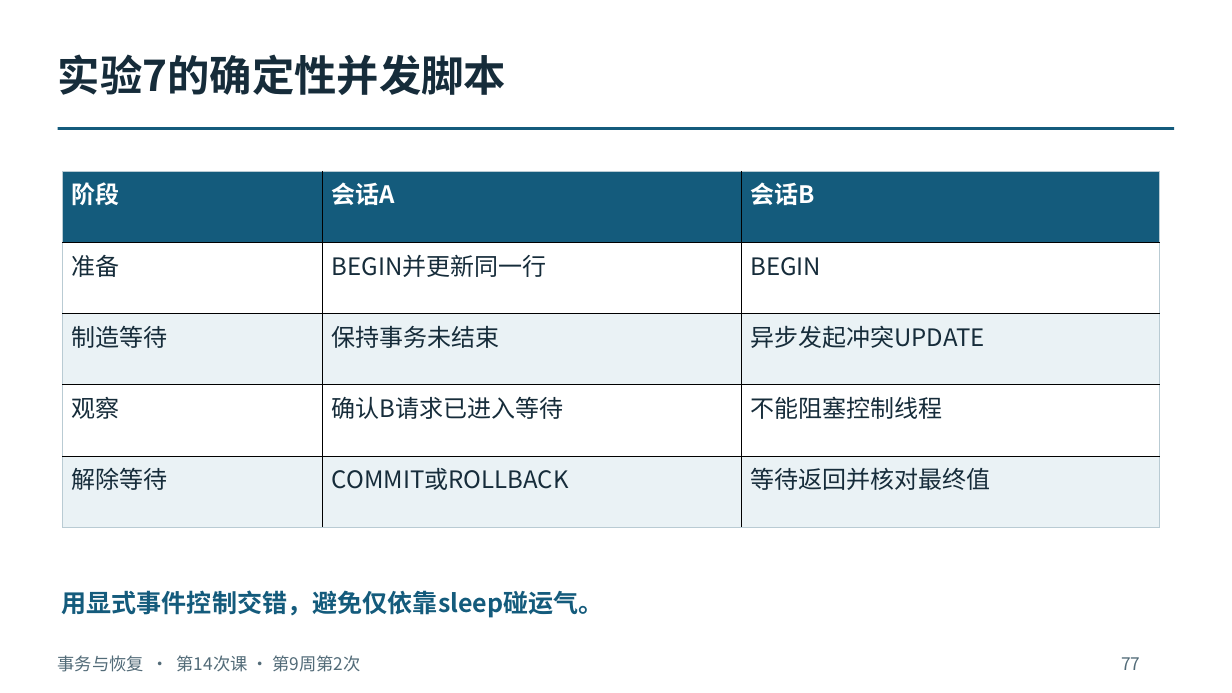
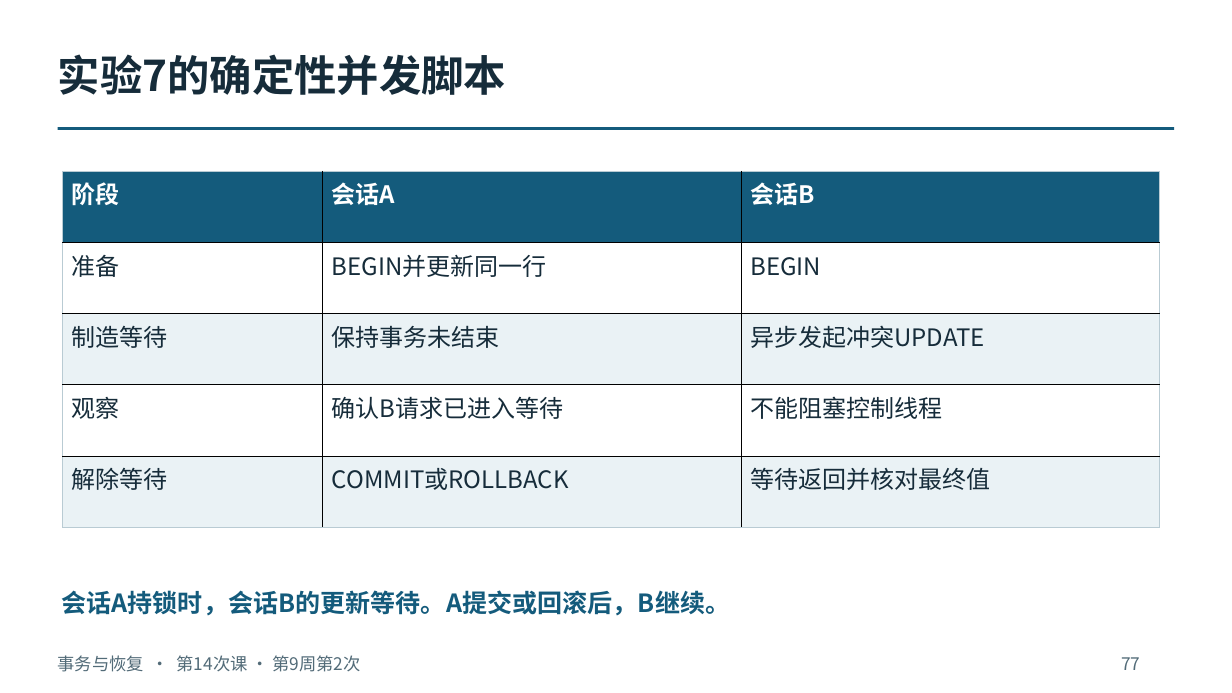
Before and after one commit to intellistream/database-kernel-course-student, a slide deck: slide 77 of 01_课件（第6版）/04_事务与恢复.pptx. Drawn at 1232x693 pixels with LibreOffice and Linux fonts; fonts in the diff are those of the drawing. Boxes give left, top, right and bottom in pixels: in the first picture for what was removed or moved away, otherwise in the second. Text is boxed around its words. In the diff, an @@ line names an element or a change of style, - is before the commit and + after.

Commit message:
Polish wording in lesson slides and module decks

```diff
--- a/01_课件（第6版）/04_事务与恢复.pptx
+++ b/01_课件（第6版）/04_事务与恢复.pptx
@@ text at bbox=[62, 590, 731, 615]: text changed @@
-用显式事件控制交错，避免仅依靠sleep碰运气。
+会话A持锁时，会话B的更新等待。A提交或回滚后，B继续。
```
Also in this commit, not shown: 21 other slides changed, 26 other files.
